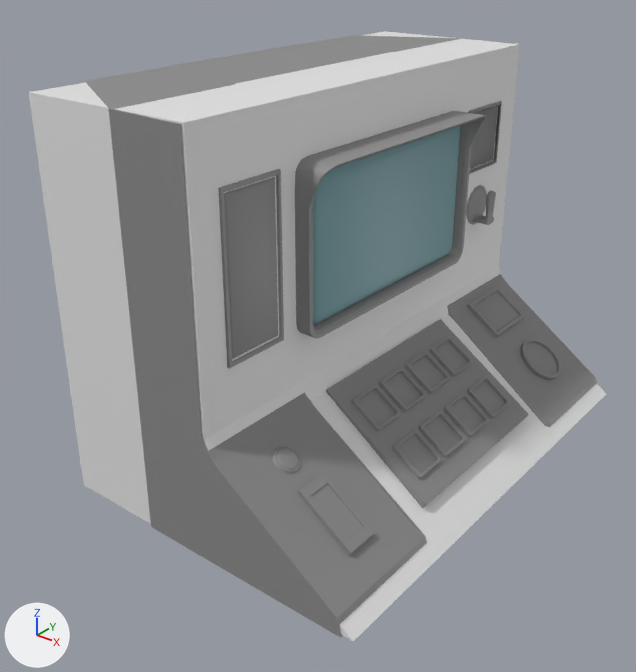
The FBX model GP2_Team09/Assets/Development/Anna/Hub_Computer.fbx: old version first, new version second.
The view is the same before and after, from a 50 mm camera at (1.08, -3.17, 1.78) aimed at (-0.62, -1.05, 0.46). The lights are fixed; the arrows at lower left show +X, +Y and +Z. Vertices at the same position are counted once.

Names of what the first picture shows: 'Computer_Base', 'c_Computer_Base'.
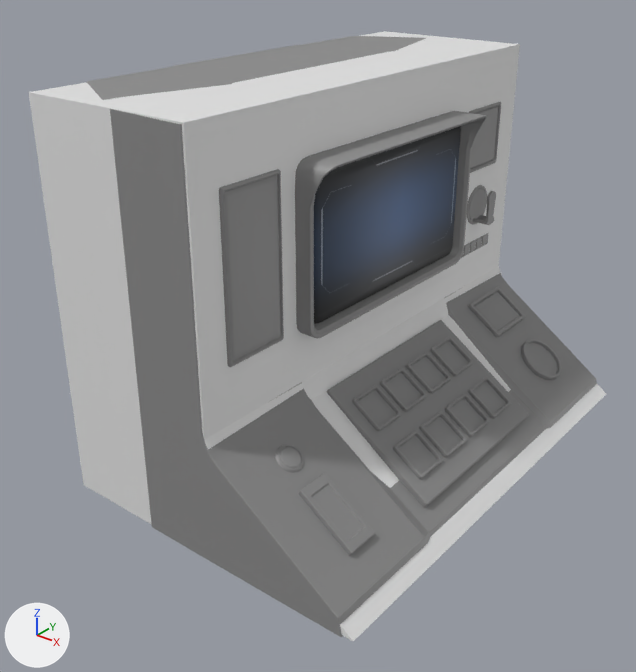
What the commit changed:
Picture 'Computer_bg.jpg' (img_computer_bg_jpg) is new.
Material 'CompScreen' (mat_compscreen) is new.
Its texture is img_computer_bg_jpg.
me_cube_019 is used by ob_computer_base; location (0.0, 0.0, 0.0).
me_cube_019 had 3152 vertices, 2715 faces and spanned x -1.12..0.0, y -1.73..0.0, z 0.0..1.33.
me_cube_019 now has 4386 vertices, 3891 faces and spans x -1.12..0.0, y -1.73..0.0, z 0.0..1.32.
me_cube_019 part 1: 352 vertices moved from x -0.5..-0.06, y -1.73..0.0, z 0.04..1.14 to x -0.5..-0.11, y -1.73..0.0, z 0.15..1.14; 885 vertices removed from x -1.12..-0.01, y -1.73..0.0, z 0.0..1.33; 2119 vertices added at x -1.12..0.0, y -1.73..0.0, z 0.0..1.32.
me_cube_019 part 2: 16 faces spanning x -0.46..-0.45, y -1.27..-0.45, z 0.63..1.07 switch from mat_hub_compmonitor_screen (cyan #78a3aa) to mat_compscreen (picture img_computer_bg_jpg).

Changed parts and their boxes [x1, y1, x2, y2] in the pictures (636 x 672 px; the box of a moved part takes in the faces that stretch with it):
'Computer_Base', reshaped: before [85, 35, 596, 638]; after [87, 36, 597, 637]
part 1 of me_cube_019, moved or reshaped: before [85, 35, 596, 634]; after [87, 36, 597, 634]
part 2 of me_cube_019, recoloured: [314, 138, 459, 323] in both
